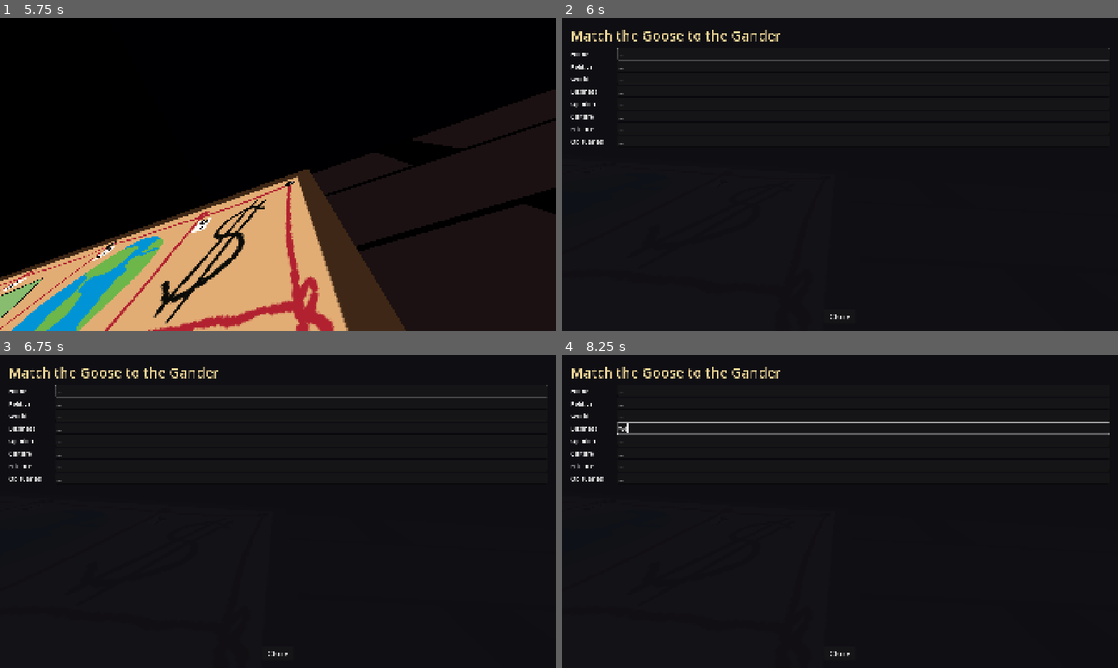
Above: before the commit, frames 1-4 (two rows, left to right).
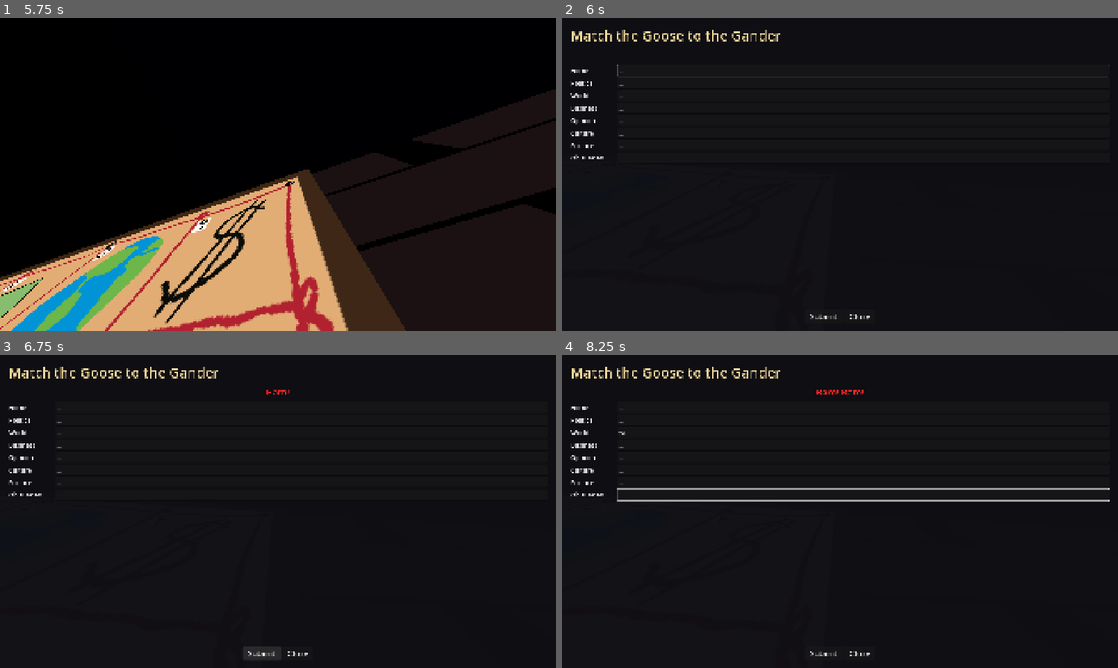
Above: after the commit, the same moments.

Repository: hammeredzombie/propaganda-and-rhetoric
Game: Godot game, scene res://game/scenes/demo.tscn
The game is run twice, just before and just after one commit, with the same random seed, the same clock (stepped at 60 frames per second) and the same inputs.
Inputs (mouse positions are in pixels of both pictures, inside the frame that each line leads up to):
- Up to frame 1 (5.75 s): click "Continue" at 0.5 s; tap Enter (ui_accept) at 1.25, 1.52, 2.27, 2.75, 3.5, 3.77, 4.25, 4.52, 5.27 s; move the mouse to (305, 174) at 1.27 s; hold E (interact) 1.28-2.03 s; hold W (move_forward) from 1.28 s (still down); click (305, 174) at 1.42 s; move the mouse to (250, 174) at 2.02 s; tap E (interact) at 2.1, 3.6, 5.1 s; click (250, 174) at 2.17 s; move the mouse to (289, 168) at 2.77 s; hold E (interact) 2.78-3.53 s; click (289, 168) at 2.92 s; move the mouse to (272, 180) at 3.52 s; click (272, 180) at 3.67 s; move the mouse to (316, 177) at 4.27 s; hold E (interact) 4.28-5.03 s; click (316, 177) at 4.42 s; move the mouse to (233, 171) at 5.02 s; click (233, 171) at 5.17 s
- Up to frame 2 (6 s): keep holding W (move_forward); move the mouse to (845, 174) at 5.77 s; hold E (interact) from 5.78 s (still down); click (845, 174) at 5.92 s
- Up to frame 3 (6.75 s): release W (move_forward) at 6.5 s; release E (interact) at 6.5 s; click (261, 652) at 6.5 s, where only the run after the commit has a clickable "Submit"
- Up to frame 4 (8.25 s): tap Enter (ui_accept) at 7.25, 7.52, 8 s; move the mouse to (756, 433) at 7.27 s; hold D (move_right) 7.28-8.03 s; tap E (interact) at 7.35 s; click (756, 433) at 7.42 s; move the mouse to (962, 495) at 8.02 s; hold W (move_forward) from 8.03 s (still down); hold E (interact) from 8.03 s (still down); click (962, 495) at 8.17 s

Frame 1 is identical in both runs. In frame 2, 1.2% of the frame differs, in the area x 1-99%, y 9-97%; in frame 3, 1.2%; in frame 4, 3.1%, in the area x 1-99%, y 11-97%.

Commit message:
el fin with no music

Diff:
--- a/game/scenes/corkboard_popup.tscn
+++ b/game/scenes/corkboard_popup.tscn
@@ -63,6 +63,17 @@
 theme_override_font_sizes/font_size = 48
 text = "Match the Goose to the Gander"
 
+[node name="BamRow" type="HBoxContainer" parent="Root/Panel/Margin/VBox"]
+layout_mode = 2
+alignment = 1
+
+[node name="BamLabel" type="Label" parent="Root/Panel/Margin/VBox/BamRow"]
+layout_mode = 2
+theme_override_colors/font_color = Color(1, 0.15, 0.15, 1)
+theme_override_font_sizes/font_size = 32
+text = ""
+horizontal_alignment = 1
+
 [node name="Scroll" type="ScrollContainer" parent="Root/Panel/Margin/VBox" unique_id=162026234]
 layout_mode = 2
 size_flags_vertical = 3
@@ -76,6 +87,11 @@
 layout_mode = 2
 alignment = 1
 
+[node name="Submit" type="Button" parent="Root/Panel/Margin/VBox/CloseRow"]
+layout_mode = 2
+theme_override_font_sizes/font_size = 28
+text = "  Submit  "
+
 [node name="Close" type="Button" parent="Root/Panel/Margin/VBox/CloseRow" unique_id=1426877524]
 layout_mode = 2
 theme_override_font_sizes/font_size = 28
--- a/game/scenes/table_head_on.tscn
+++ b/game/scenes/table_head_on.tscn
@@ -2,10 +2,10 @@
 
 [ext_resource type="Script" uid="uid://bj831tsv4mjr8" path="res://game/scripts/table.gd" id="1_table"]
 [ext_resource type="Texture2D" uid="uid://cvcovu1nvvj3c" path="res://game/assets/sprites/table-head-on.png" id="2_tex"]
-[ext_resource type="Script" path="res://game/scripts/back_table_link_area.gd" id="3_link_area"]
+[ext_resource type="Script" uid="uid://74usjf7y50t8" path="res://game/scripts/back_table_link_area.gd" id="3_link_area"]
 
 [sub_resource type="BoxShape3D" id="BoxShape3D_table"]
-size = Vector3(1.2, 0.38, 0.9)
+size = Vector3(1.2, 0.38, 0.6)
 
 [sub_resource type="BoxShape3D" id="BoxShape3D_back_area"]
 size = Vector3(2, 1, 0.45)
--- a/game/scripts/corkboard_popup.gd
+++ b/game/scripts/corkboard_popup.gd
@@ -12,19 +12,35 @@
 	"Obituaries",
 ]
 
+const HINTS: Dictionary = {
+	"home": "Money talks",
+	"politics": "Home is where the heart is",
+	"world": "Lightbulb moment",
+	"business": "One foot in the grave",
+	"opinion": "World's apart",
+	"culture": "Toe the line",
+	"science": "Speak your mind",
+	"obituaries": "By the book",
+}
+
 signal opened
 signal closed
 
 @onready var root: Control = $Root
 @onready var fields_box: VBoxContainer = $Root/Panel/Margin/VBox/Scroll/Fields
 @onready var close_button: Button = $Root/Panel/Margin/VBox/CloseRow/Close
+@onready var submit_button: Button = $Root/Panel/Margin/VBox/CloseRow/Submit
+@onready var bam_label: Label = $Root/Panel/Margin/VBox/BamRow/BamLabel
 
 var line_edits: Array[LineEdit] = []
+var mistakes: int = 0
 
 
 func _ready() -> void:
 	root.visible = false
 	close_button.pressed.connect(_on_close)
+	submit_button.pressed.connect(_on_submit)
+	GamePopup.retried.connect(_on_reset)
 	for label_text in SECTION_LABELS:
 		var row := HBoxContainer.new()
 		row.add_theme_constant_override("separation", 12)
@@ -57,6 +73,45 @@
 	closed.emit()
 
 
+func _on_submit() -> void:
+	var all_correct := true
+	for i in SECTION_LABELS.size():
+		var key := SECTION_LABELS[i].to_lower()
+		var entered := line_edits[i].text.strip_edges().to_lower()
+		var expected: String = HINTS[key].to_lower()
+		if entered != expected:
+			all_correct = false
+			break
+
+	if all_correct:
+		bam_label.text = ""
+		mistakes = 0
+		root.visible = false
+		closed.emit()
+		GamePopup.show_win()
+	else:
+		mistakes += 1
+		var bam_text := ""
+		for j in mistakes:
+			if j > 0:
+				bam_text += " "
+			bam_text += "Bam!"
+		bam_label.text = bam_text
+		if mistakes >= 3:
+			bam_label.text = ""
+			mistakes = 0
+			root.visible = false
+			closed.emit()
+			GamePopup.show_lost()
+
+
+func _on_reset() -> void:
+	for line in line_edits:
+		line.text = ""
+	bam_label.text = ""
+	mistakes = 0
+
+
 func _unhandled_input(event: InputEvent) -> void:
 	if not root.visible:
 		return
--- a/game/scripts/game_popup.gd
+++ b/game/scripts/game_popup.gd
@@ -31,13 +31,14 @@
 
 func show_win() -> void:
 	_action = &"win"
-	label.text = "The End"
+	label.text = "You have restored balance to the Ducknasty.\nThe end."
 	button.text = "  Retry  "
 	_show()
 
 
 func _show() -> void:
 	root.visible = true
+	Input.mouse_mode = Input.MOUSE_MODE_VISIBLE
 	button.grab_focus()
 
 
Not shown: 1 places in game/scenes/table_head_on.tscn that only renumber resources
